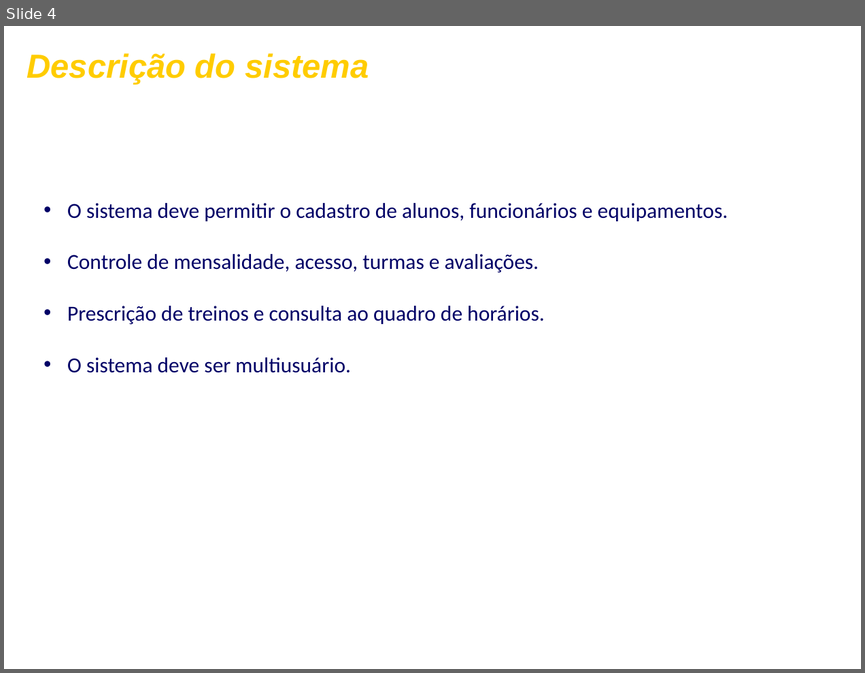
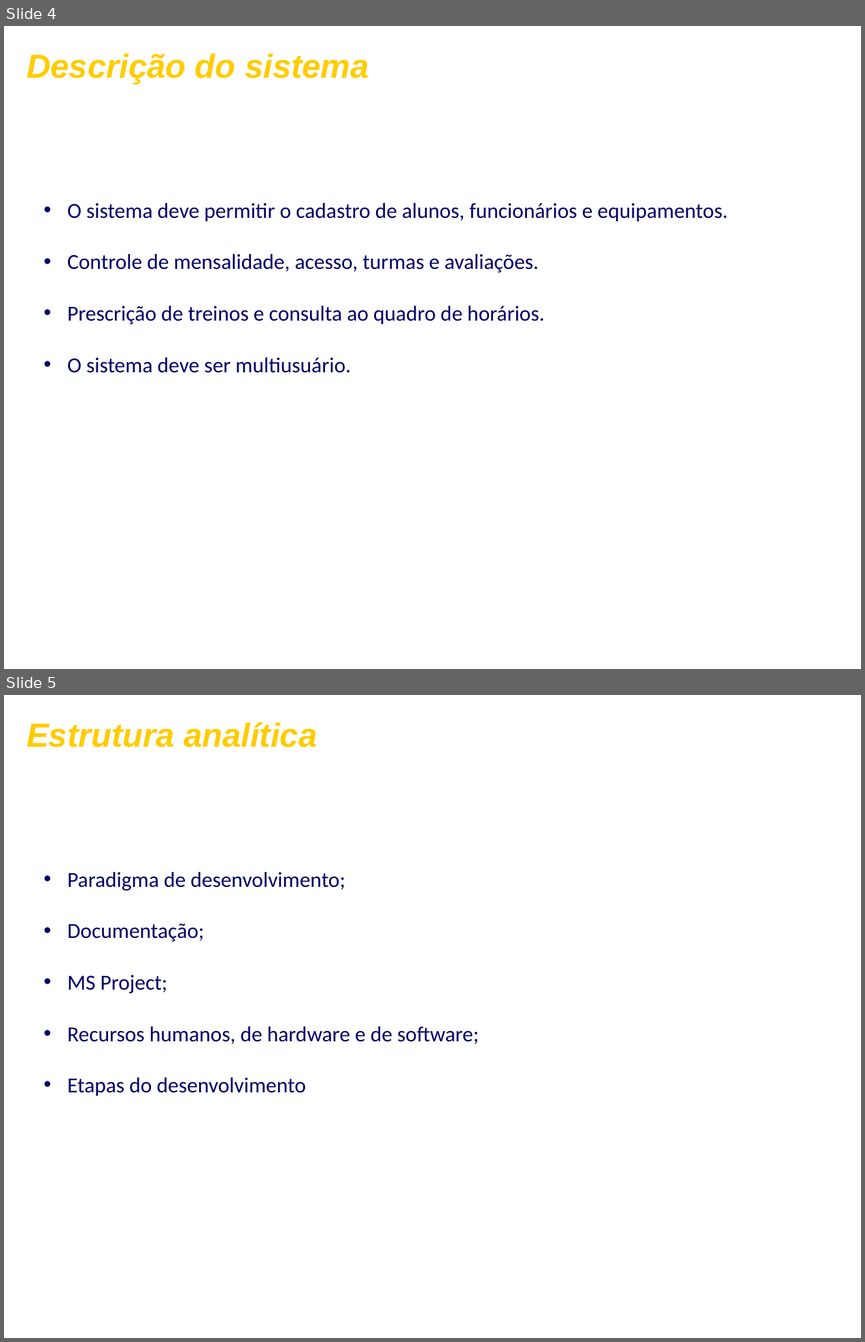
Before and after one commit to FrancescoBeghelli/TrabalhoES, a slide deck: ApresentaçãoFormatada.ppt. Shown one above the other, each under a label of ours: slide 4 before the commit, slides 4 and 5 after it. The pictures are 865x673 and 865x1342 pixels, drawn with LibreOffice and Linux fonts; fonts in the diff are those of the drawing; background and template pictures are left out. Boxes give left, top, right and bottom in pixels: in the first picture for what was removed or moved away, otherwise in the second. Text is boxed around its words. In the diff, an @@ line names an element or a change of style, - is before the commit and + after.

```diff
--- a/ApresentaçãoFormatada.ppt
+++ b/ApresentaçãoFormatada.ppt
@@ slide 5 added at bbox=[4, 695, 861, 1338], background picture (left out) @@
@@ text added at bbox=[26, 722, 317, 747], 28 pt, text #FFCC00, bold, italic @@
+Estrutura analítica
@@ text added at bbox=[67, 872, 479, 1096], 18 pt, text #000066 @@
+• Paradigma de desenvolvimento;
+• Documentação;
+• MS Project;
+• Recursos humanos, de hardware e de software;
+• Etapas do desenvolvimento
```
Also in this commit, not shown: 6 slides changed, 2 other slides added, 3 slides removed.
